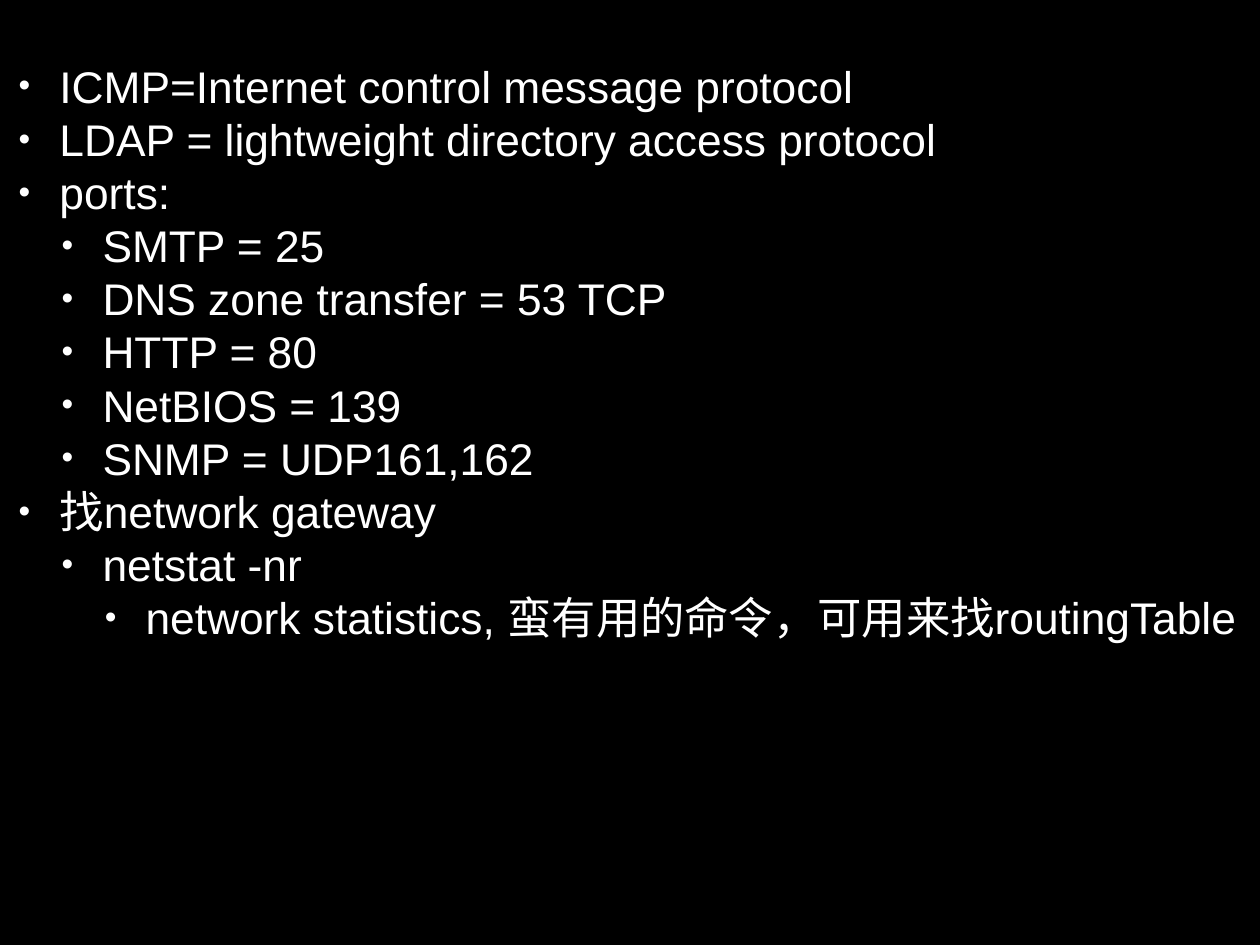
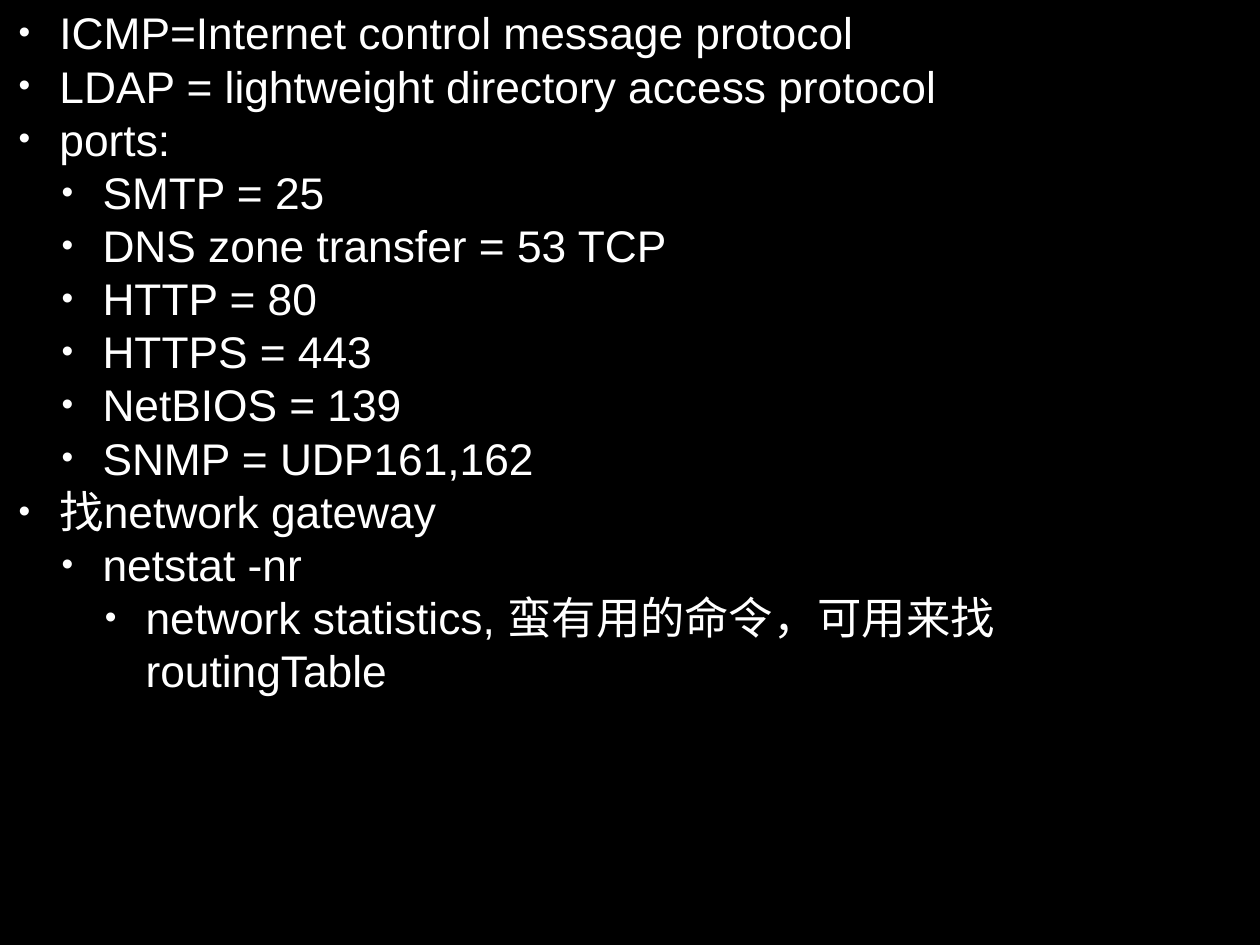
Before and after one commit to legend507/CommonSense, a slide deck: slide 6 of LearningNote/CEH/CEH.pptx. Drawn at 1260x945 pixels with LibreOffice and Linux fonts; fonts in the diff are those of the drawing. Boxes give left, top, right and bottom in pixels: in the first picture for what was removed or moved away, otherwise in the second. Text is boxed around its words. In the diff, an @@ line names an element or a change of style, - is before the commit and + after.

```diff
--- a/LearningNote/CEH/CEH.pptx
+++ b/LearningNote/CEH/CEH.pptx
@@ text "ICMP=Internet control message protocol": place and size @@
-text "ICMP=Internet control message protocol" at bbox=[59, 71, 1235, 644]
+text "ICMP=Internet control message protocol" at bbox=[59, 17, 994, 696]
@@ text at bbox=[103, 337, 372, 369]: paragraph added @@
+  • HTTPS = 443
```
Also in this commit, not shown: 5 other slides changed, 1 other file.
